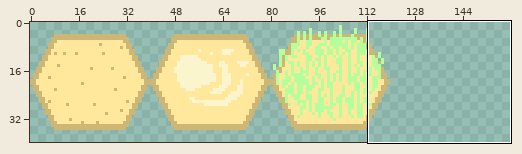
One commit to this sprite sheet: assets/img/testfloor.png. Above: a wide view before the commit, with the close-up outlined.
Close-up. As it was:
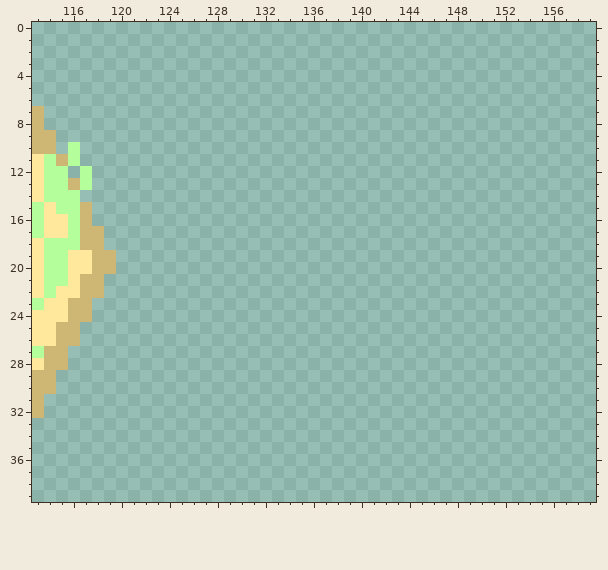
The file is 160x40 pixels. Shown: x 113..159, y 0..39.
After the commit:
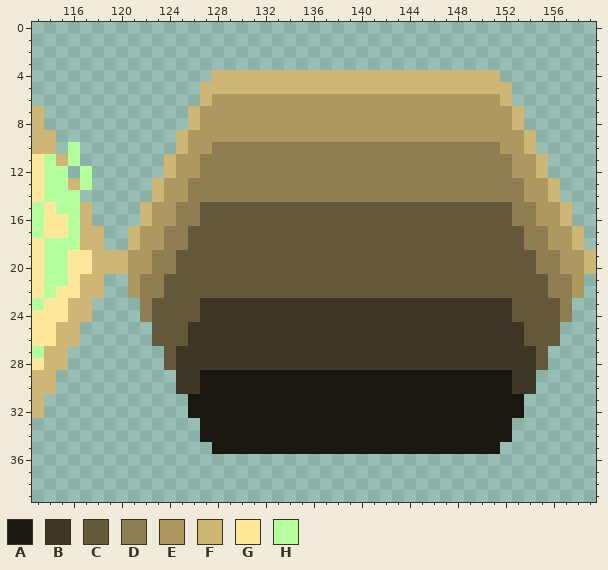
Palette (. is transparent): A #1a1711  B #3d3625  C #63583a  D #8f7e51  E #ad985f  F #ceb674  G #ffe89c  H #b4ff9c
What changed:
y 4: x 128..151 ........................ -> FFFFFFFFFFFFFFFFFFFFFFFF
y 5: x 127..152 .......................... -> FFFFFFFFFFFFFFFFFFFFFFFFFF
y 6: x 127..152 .......................... -> FEEEEEEEEEEEEEEEEEEEEEEEEF
y 7..8: x 126..153 ............................ -> FEEEEEEEEEEEEEEEEEEEEEEEEEEF
y 9: x 125..154 .............................. -> FEEEEEEEEEEEEEEEEEEEEEEEEEEEEF
y 10: x 125..154 .............................. -> FEEDDDDDDDDDDDDDDDDDDDDDDDDEEF
y 11..12: x 124..155 ................................ -> FEEDDDDDDDDDDDDDDDDDDDDDDDDDDEEF
y 13..14: x 123..156 .................................. -> FEEDDDDDDDDDDDDDDDDDDDDDDDDDDDDEEF
y 15..16: x 122..157 .................................... -> FEEDDCCCCCCCCCCCCCCCCCCCCCCCCCCDDEEF
y 17..18: x 121..158 ...................................... -> FEEDDCCCCCCCCCCCCCCCCCCCCCCCCCCCCDDEEF
y 19..20: x 120..159 ........................................ -> FEEDDCCCCCCCCCCCCCCCCCCCCCCCCCCCCCCDDEEF
y 21..22: x 121..158 ...................................... -> EDDCCCCCCCCCCCCCCCCCCCCCCCCCCCCCCCCDDE
y 23..24: x 122..157 .................................... -> DCCCCBBBBBBBBBBBBBBBBBBBBBBBBBBCCCCD
y 25..26: x 123..156 .................................. -> CCCBBBBBBBBBBBBBBBBBBBBBBBBBBBBCCC
y 27..28: x 124..155 ................................ -> CBBBBBBBBBBBBBBBBBBBBBBBBBBBBBBC
y 29..30: x 125..154 .............................. -> BBAAAAAAAAAAAAAAAAAAAAAAAAAABB
y 31..32: x 126..153 ............................ -> AAAAAAAAAAAAAAAAAAAAAAAAAAAA
y 33..34: x 127..152 .......................... -> AAAAAAAAAAAAAAAAAAAAAAAAAA
y 35: x 128..151 ........................ -> AAAAAAAAAAAAAAAAAAAAAAAA
Changed places in both close-ups, as pixel boxes (x1, y1, x2, y2):
added: (116, 70, 596, 454)
